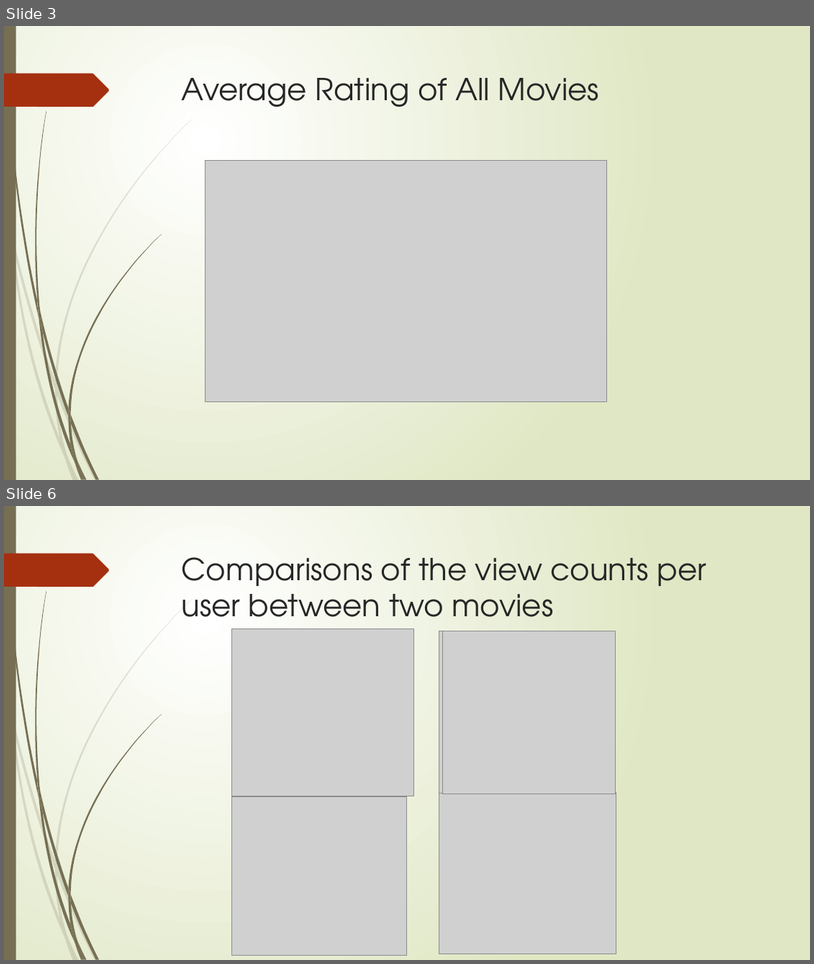
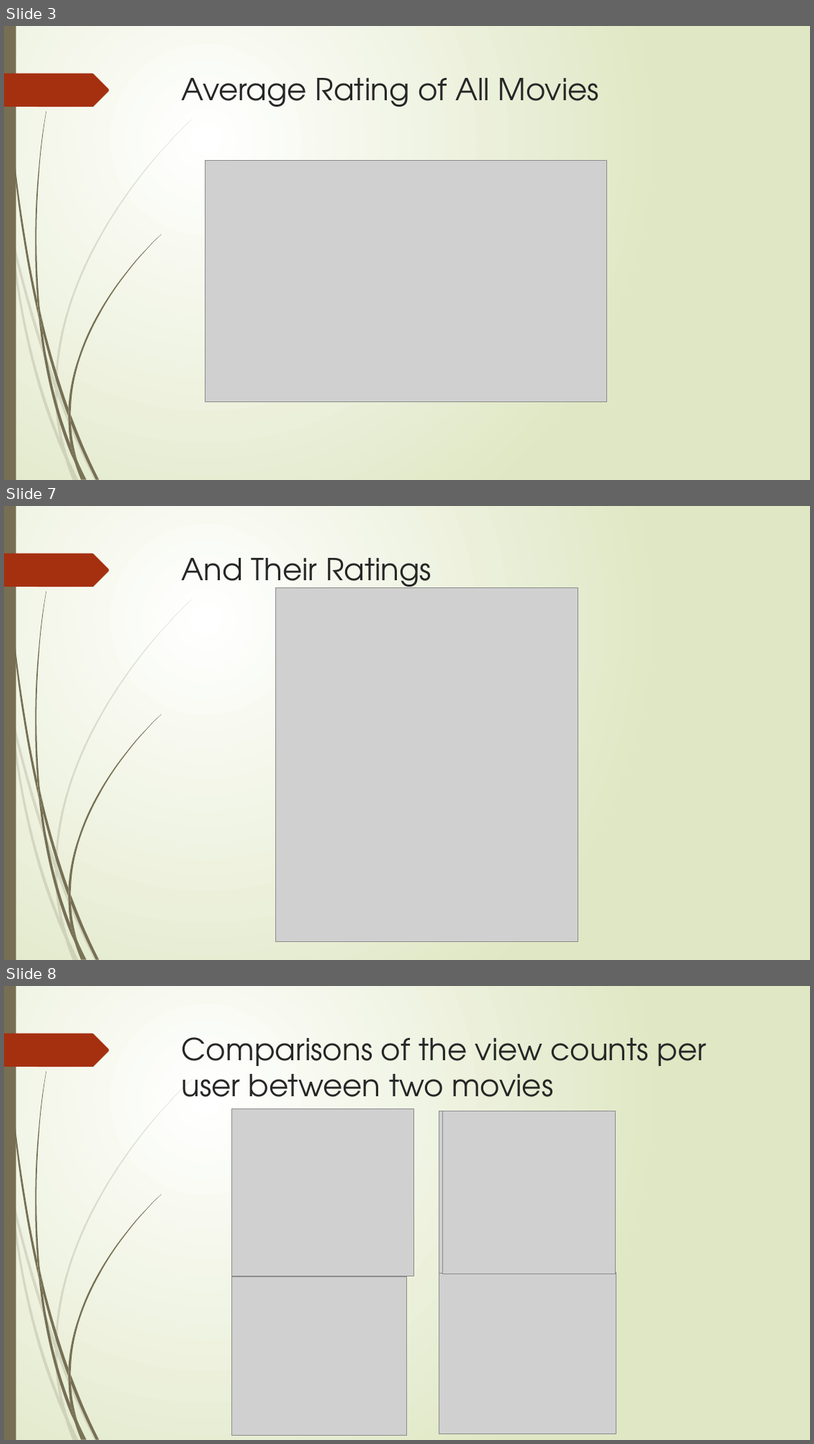
Before and after one commit to manelmahroug/netflix-movie-recommendation, a slide deck: Movie-Recommendation.pptx. Shown one above the other, each under a label of ours: slides 3 and 6 before the commit, slides 3, 7 and 8 after it; the slides between them are not shown. The pictures are 814x964 and 814x1444 pixels, drawn with LibreOffice and Linux fonts; fonts in the diff are those of the drawing; grey boxes stand for pictures. Boxes give left, top, right and bottom in pixels: in the first picture for what was removed or moved away, otherwise in the second. Text is boxed around its words. In the diff, an @@ line names an element or a change of style, - is before the commit and + after.

```diff
--- a/Movie-Recommendation.pptx
+++ b/Movie-Recommendation.pptx
@@ slide 7 added at bbox=[4, 506, 810, 960], background gradient #FFFFFF to #DFE8C4; not listed: 24 template elements that a slide beside it also shows @@
@@ title added at bbox=[182, 558, 432, 595], 36 pt, text #262626 @@
+And Their Ratings
@@ picture added at bbox=[276, 588, 579, 942] @@
@@ what was slide 6 is now slide 8 @@
```
Also in this commit, not shown: 2 slides changed, 1 other slide added, 3 other files.
